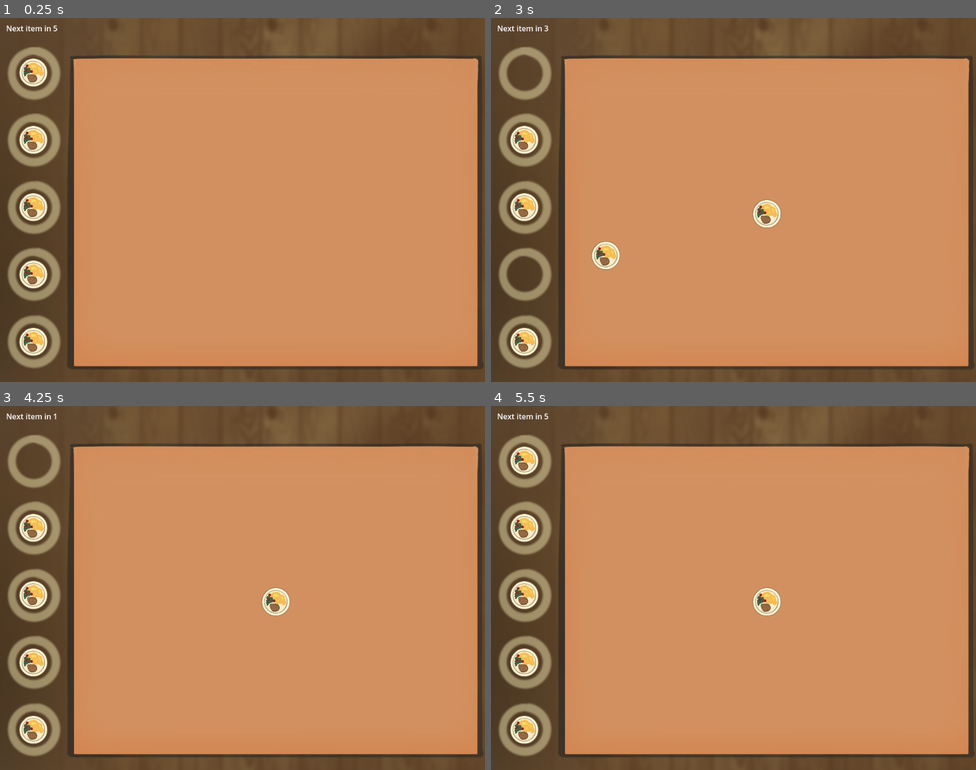
Above: before the commit, frames 1-4 (two rows, left to right).
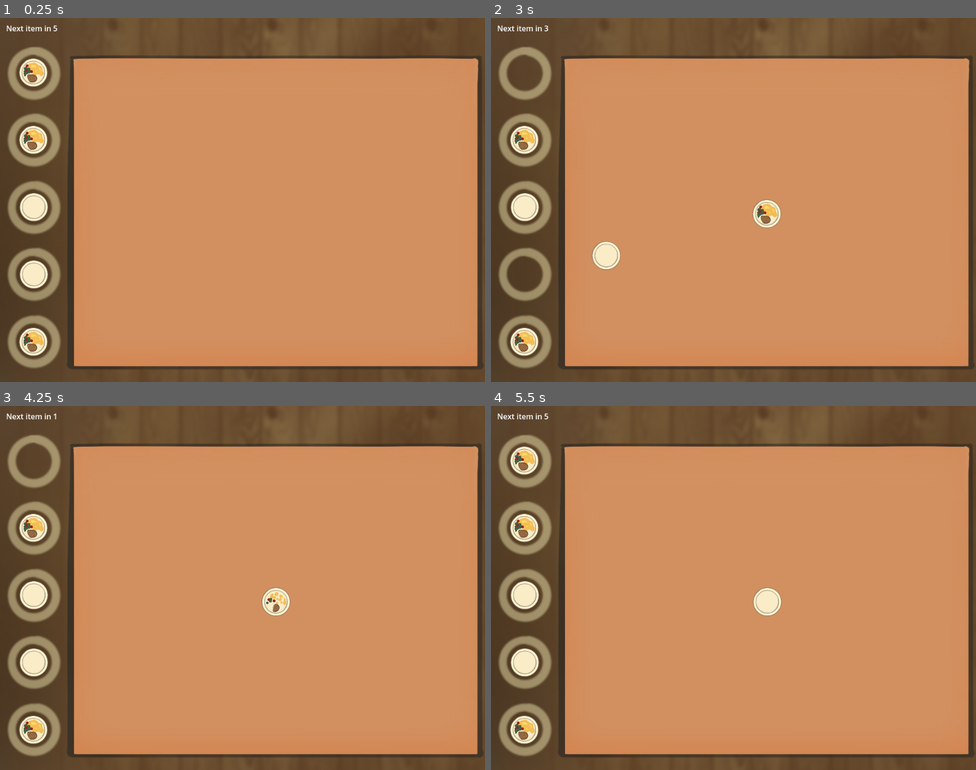
Above: after the commit, the same moments.

Repository: Nekaque/GJTraining
Game: Godot game, scene res://scenes/main.tscn
Same seed, same stepped clock (60 frames per second), same inputs: the game is played once before the commit and once after it.
Inputs (mouse positions are in pixels of both pictures, inside the frame that each line leads up to):
- Up to frame 1 (0.25 s): no input
- Up to frame 2 (3 s): tap Enter at 0.5, 2.75 s; drag from (524, 72) to (767, 210) at 0.52 s; tap Space at 1.25 s; drag from (524, 138) to (767, 210) at 1.27 s; move the mouse to (524, 207) at 2.02 s; press the mouse at (524, 207) at 2.03 s; release the mouse at (524, 207) at 2.75 s; drag from (524, 272) to (767, 214) at 2.77 s
- Up to frame 3 (4.25 s): drag from (33, 729) to (276, 602) at 3.52 s
- Up to frame 4 (5.5 s): drag from (588, 533) to (767, 602) at 4.27 s; tap Space at 5 s; move the mouse to (757, 588) at 5.02 s; press the mouse at (757, 588) at 5.03 s

The runs differ from the first frame. In frame 1, 0.4% of the frame differs, in the area x 4-10%, y 48-75%; in frame 2, 0.4%; in frame 3, 0.5%; in frame 4, 0.7%, in the area x 4-60%, y 48-75%.
Error before the commit: Invalid assignment of property or key 'autoplay' with value of type 'bool' on a base object of type 'StringName'. (res://scripts/item.gd:29)
Error after the commit: Invalid access to property or key 'on_table' on a base object of type 'Nil'. (res://scripts/main.gd:46)

Commit message:
animations prepared

Diff:
--- a/assets/animations.tres
+++ b/assets/animations.tres
@@ -20,6 +20,11 @@
 
 [resource]
 animations = [{
+"frames": [],
+"loop": true,
+"name": &"cafe zmrd",
+"speed": 5.0
+}, {
 "frames": [{
 "duration": 1.0,
 "texture": SubResource("AtlasTexture_hyuu1")
--- a/scripts/item.gd
+++ b/scripts/item.gd
@@ -5,10 +5,12 @@
 var init_pos = null
 var on_table = false
 var from = -1
+var animations = ['steak_plate', 'empty_plate']
+
+@onready var sprite = $Sprite
 
 func _on_mouse_entered() -> void:
 	mouse_in = true
-	print(mouse_in)
 
 func _on_mouse_exited() -> void:
 	mouse_in = false
@@ -26,4 +28,10 @@
 	if (area.name == 'Table'): on_table = false
 
 func start_animation():
-	$Sprite.animation.autoplay = true
+	sprite.play()
+
+func setup(i, num):
+	$Sprite.animation = animations[num]
+	position = Vector2(70, i*142 + 112)
+	init_pos = position
+	from = i
--- a/scripts/main.gd
+++ b/scripts/main.gd
@@ -20,9 +20,7 @@
 	occupied = []
 	for i in range(n):
 		var temp = item.instantiate()
-		temp.position = Vector2(70, i*142 + 112)
-		temp.init_pos = temp.position
-		temp.from = i
+		temp.setup(i,randi_range(0,1))
 		occupied.append(true)
 		add_child(temp)
 		items.append(temp)
@@ -61,9 +59,7 @@
 	for i in len(occupied):
 		if !(occupied[i]):
 			var temp = item.instantiate()
-			temp.position = Vector2(70, i*142 + 112)
-			temp.init_pos = temp.position
-			temp.from = i
+			temp.setup(i,randi_range(0,1))
 			occupied[i] = true
 			add_child(temp)
 			items.append(temp)
